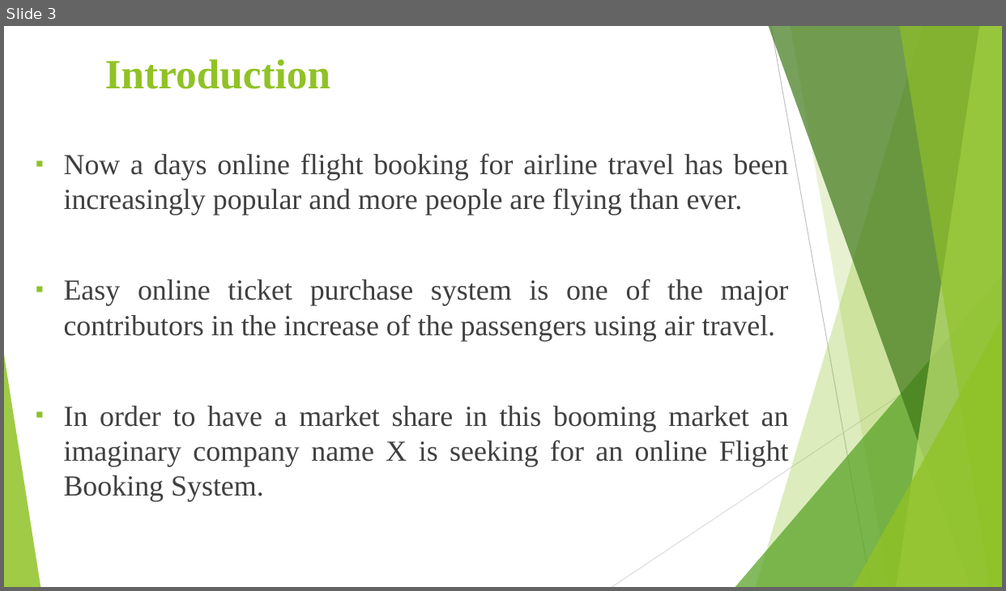
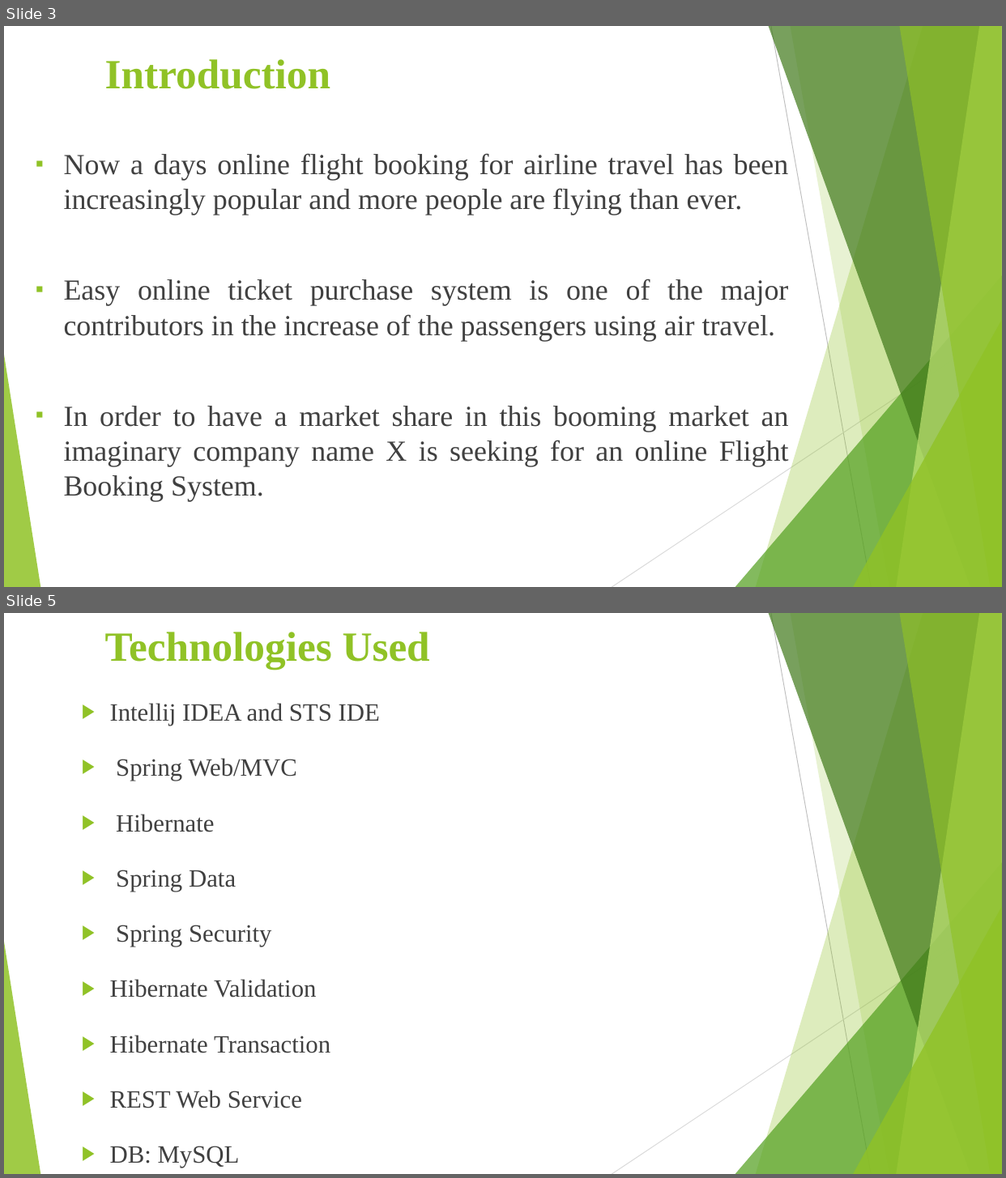
Before and after one commit to niguskidane/AirLine-Flight-Booking-System, a slide deck: Airline Flight-Booking-System.pptx. Shown one above the other, each under a label of ours: slide 3 before the commit, slides 3 and 5 after it; the slides between them are not shown. The pictures are 1006x591 and 1006x1178 pixels, drawn with LibreOffice and Linux fonts; fonts in the diff are those of the drawing. Boxes give left, top, right and bottom in pixels: in the first picture for what was removed or moved away, otherwise in the second. Text is boxed around its words. In the diff, an @@ line names an element or a change of style, - is before the commit and + after.

```diff
--- a/Airline Flight-Booking-System.pptx
+++ b/Airline Flight-Booking-System.pptx
@@ slide 5 added at bbox=[4, 613, 1002, 1174], background #FFFFFF; not listed: 10 template elements that a slide beside it also shows @@
@@ text added at bbox=[105, 632, 430, 669], 40 pt, text #90C226, bold @@
+Technologies Used
@@ text added at bbox=[110, 703, 380, 1168], 24 pt, text #404040 @@
+▶ Intellij IDEA and STS IDE
+▶ Spring Web/MVC
+▶ Hibernate
+▶ Spring Data
+▶ Spring Security
+▶ Hibernate Validation
+▶ Hibernate Transaction
+▶ REST Web Service
+▶ DB: MySQL
```
Also in this commit, not shown: 5 slides changed, 3 other slides added, 3 slides removed.
